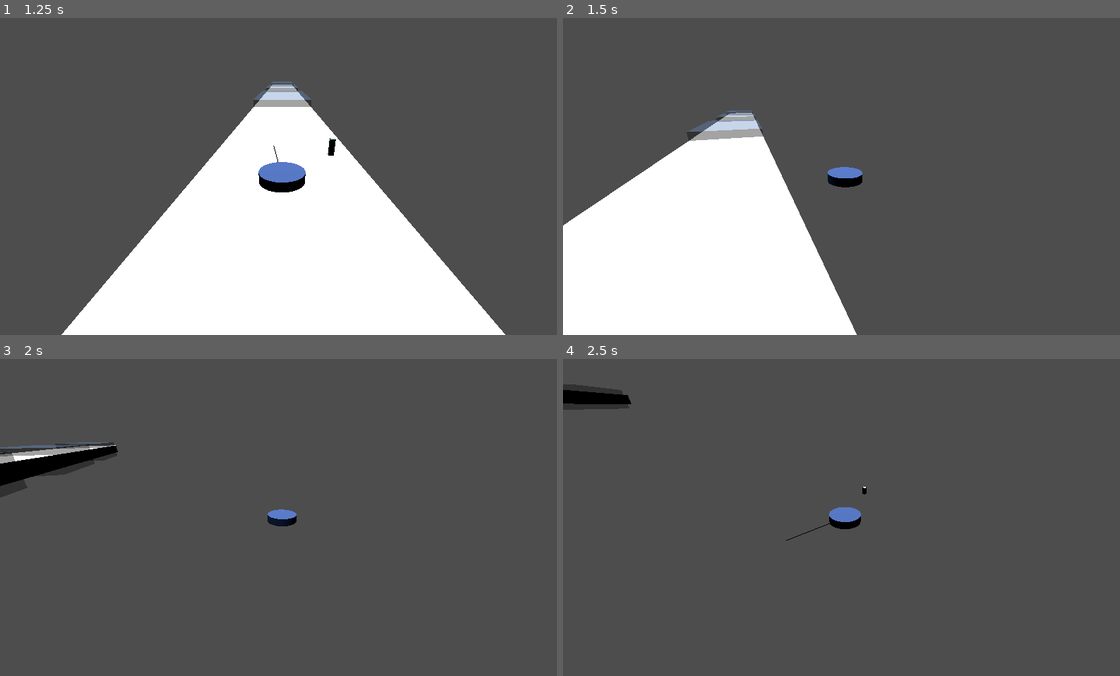
Above: before the commit, frames 1-4 (two rows, left to right).
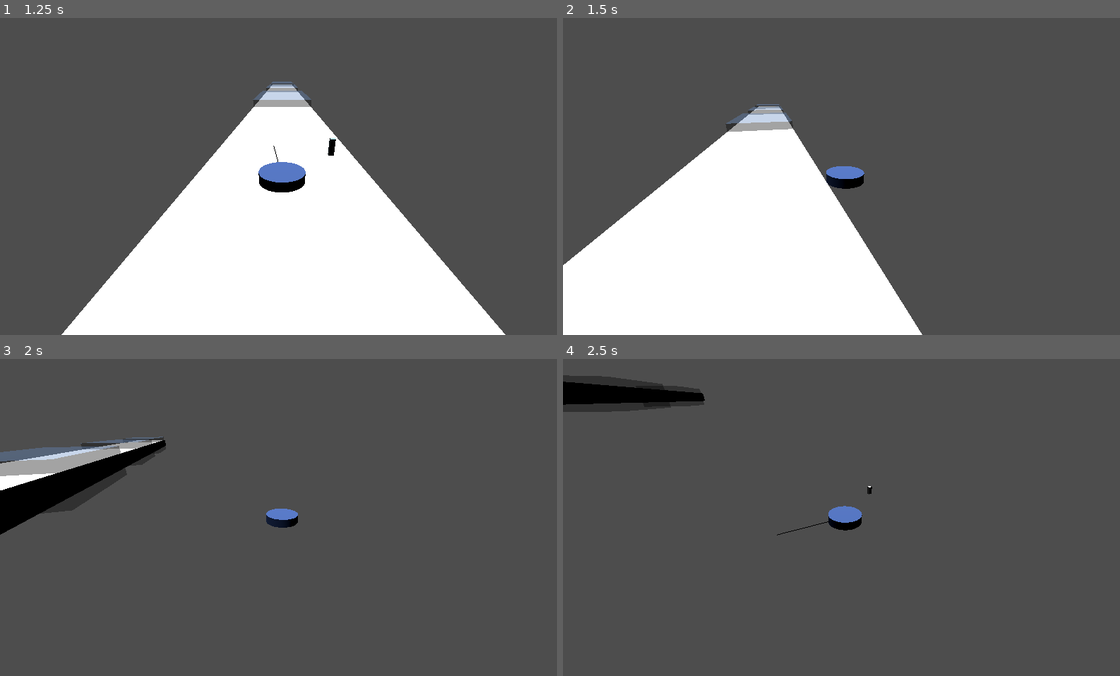
Above: after the commit, the same moments.

Repository: Andraszao/PuckPuckGo
Game: Godot game, scene res://scenes/shuffleboard.tscn
The game is run twice, just before and just after one commit, with the same random seed, the same clock (stepped at 60 frames per second) and the same inputs.
Inputs (mouse positions are in pixels of both pictures, inside the frame that each line leads up to):
- Up to frame 1 (1.25 s): move the mouse to (406, 160) at 0.52 s; press the mouse at (406, 160) at 0.53 s
- Up to frame 2 (1.5 s): move the mouse to (730, 192) at 1.27 s; release the mouse at (730, 192) at 1.28 s; click (730, 192) at 1.35 s
- Up to frame 3 (2 s): no input
- Up to frame 4 (2.5 s): move the mouse to (902, 447) at 2.02 s; press the mouse at (902, 447) at 2.03 s

Frame 1 is identical in both runs. In frame 2, 9.5% of the frame differs, in the area x 0-65%, y 27-100%; in frame 3, 5.1%; in frame 4, 1.8%.

Commit message:
Update puck.gd

Diff:
--- a/scripts/puck.gd
+++ b/scripts/puck.gd
@@ -1,25 +1,22 @@
 extends RigidBody3D
 
-const POWER_THRESHOLD_WHITE = 25
-const POWER_THRESHOLD_LIGHT_BLUE = 50
-const POWER_THRESHOLD_BLUE = 65
-const POWER_THRESHOLD_BLUE_VIOLET = 75
-const POWER_THRESHOLD_PURPLE = 85
-const POWER_THRESHOLD_PURPLE_RED = 95
+# Configuration options
+var power_bar_colors = {
+	"white": Color.WHITE,
+	"light_blue": Color.LIGHT_BLUE,
+	"blue": Color.BLUE,
+	"blue_violet": Color(0.541176, 0.168627, 0.886275),
+	"purple": Color.PURPLE,
+	"purple_red": Color(0.627451, 0.12549, 0.941176),
+	"red": Color.RED
+}
+var power_thresholds = [25, 50, 65, 75, 85, 95]
 
-const COLOR_WHITE = Color.WHITE
-const COLOR_LIGHT_BLUE = Color.LIGHT_BLUE
-const COLOR_BLUE = Color.BLUE
-const COLOR_BLUE_VIOLET = Color(0.541176, 0.168627, 0.886275)
-const COLOR_PURPLE = Color.PURPLE
-const COLOR_PURPLE_RED = Color(0.627451, 0.12549, 0.941176)
-const COLOR_RED = Color.RED
-
-var min_launch_force = 5.0
-var max_launch_force = 20.0
+@export var min_launch_force = 5.0
+@export var max_launch_force = 20.0
 var launch_direction = Vector3.FORWARD
 var is_aiming = false
-var aim_limit_degrees = 70.0
+@export var aim_limit_degrees = 70.0
 var aim_indicator = null
 
 # Power bar variables
@@ -59,31 +56,32 @@
 
 func _physics_process(delta):
 	if is_aiming:
-		var mouse_pos = Vector3(get_viewport().get_mouse_position().x, get_viewport().get_mouse_position().y, 0)
-		var viewport_size = Vector3(get_viewport().size.x, get_viewport().size.y, 0)
-		var direction = (mouse_pos - viewport_size / 2).normalized()
-
-		# Limit the aiming direction to a range relative to the puck's forward direction
-		var aim_limit_radians = deg_to_rad(aim_limit_degrees)
-		var angle = atan2(direction.y, direction.x)
-		angle = clamp(angle, -aim_limit_radians, aim_limit_radians)
-
-		# Calculate the launch direction relative to the puck's forward direction
-		var puck_forward = -global_transform.basis.z
-		var puck_right = global_transform.basis.x
-		launch_direction = puck_forward * cos(angle) + puck_right * sin(angle)
-
-		# Update the aim indicator
-		update_aim_indicator()
-
-		# Update the power bar
+		update_aiming()
 		update_power_bar(delta)
 	else:
-		# Hide the aim indicator when not aiming
 		aim_indicator.mesh.clear_surfaces()
 
+func update_aiming():
+	var mouse_pos = get_viewport().get_mouse_position()
+	var puck_pos = get_viewport().get_camera_3d().unproject_position(global_transform.origin)
+	var direction = (mouse_pos - puck_pos).normalized()
+
+	# Limit the aiming direction to a range relative to the puck's forward direction
+	var aim_limit_radians = deg_to_rad(aim_limit_degrees)
+	var angle = atan2(direction.y, direction.x)
+	angle = clamp(angle, -aim_limit_radians, aim_limit_radians)
+
+	# Calculate the launch direction relative to the puck's forward direction
+	var puck_forward = -global_transform.basis.z
+	var puck_right = global_transform.basis.x
+	launch_direction = puck_forward * cos(angle) + puck_right * sin(angle)
+
+	# Update the aim indicator
+	update_aim_indicator()
+
 func launch_puck():
-	var launch_force = min_launch_force + (max_launch_force - min_launch_force) * (power / 100.0)
+	var power_ratio = power / 100.0
+	var launch_force = min_launch_force + (max_launch_force - min_launch_force) * pow(power_ratio, 2)
 	apply_central_impulse(launch_direction * launch_force)
 
 	# Add rotation to the puck based on the launch direction
@@ -122,20 +120,24 @@
 
 func update_power_bar_color():
 	var power_bar_material = StandardMaterial3D.new()
-	if power <= POWER_THRESHOLD_WHITE:
-		power_bar_material.albedo_color = COLOR_WHITE
-	elif power <= POWER_THRESHOLD_LIGHT_BLUE:
-		power_bar_material.albedo_color = COLOR_LIGHT_BLUE
-	elif power <= POWER_THRESHOLD_BLUE:
-		power_bar_material.albedo_color = COLOR_BLUE
-	elif power <= POWER_THRESHOLD_BLUE_VIOLET:
-		power_bar_material.albedo_color = COLOR_BLUE_VIOLET
-	elif power <= POWER_THRESHOLD_PURPLE:
-		power_bar_material.albedo_color = COLOR_PURPLE
-	elif power <= POWER_THRESHOLD_PURPLE_RED:
-		power_bar_material.albedo_color = COLOR_PURPLE_RED
+	var color_key = ""
+
+	if power <= power_thresholds[0]:
+		color_key = "white"
+	elif power <= power_thresholds[1]:
+		color_key = "light_blue"
+	elif power <= power_thresholds[2]:
+		color_key = "blue"
+	elif power <= power_thresholds[3]:
+		color_key = "blue_violet"
+	elif power <= power_thresholds[4]:
+		color_key = "purple"
+	elif power <= power_thresholds[5]:
+		color_key = "purple_red"
 	else:
-		power_bar_material.albedo_color = COLOR_RED
+		color_key = "red"
+
+	power_bar_material.albedo_color = power_bar_colors[color_key]
 
 	# Ensure the mesh has a surface before setting the override material
 	if power_bar.mesh.get_surface_count() > 0:
